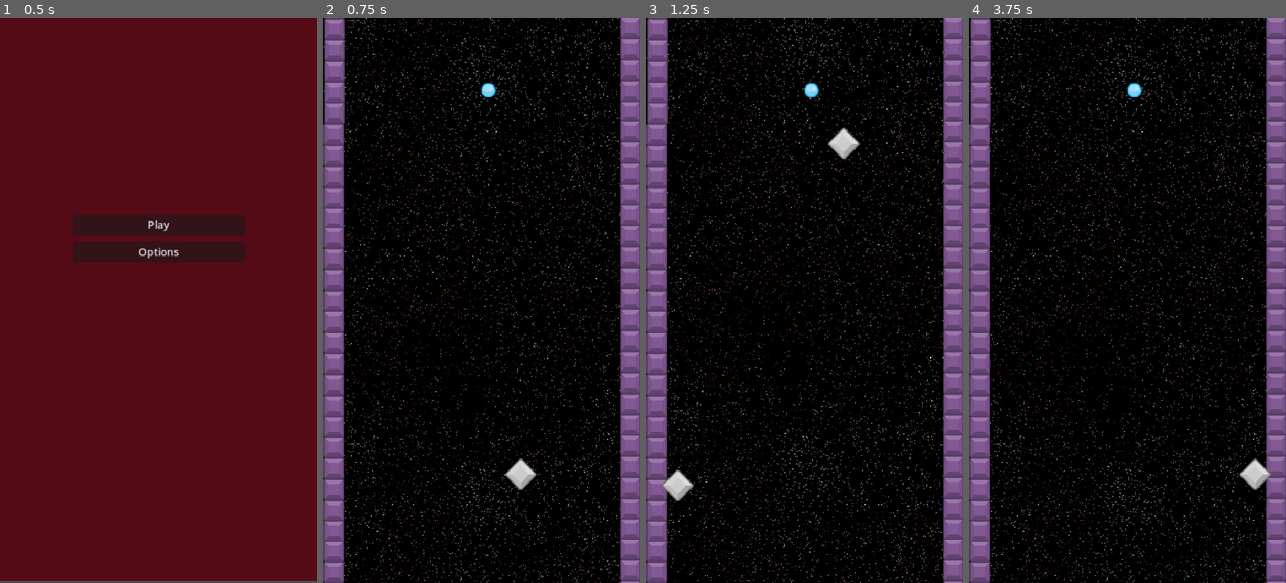
Above: before the commit, frames 1-4 (left to right).
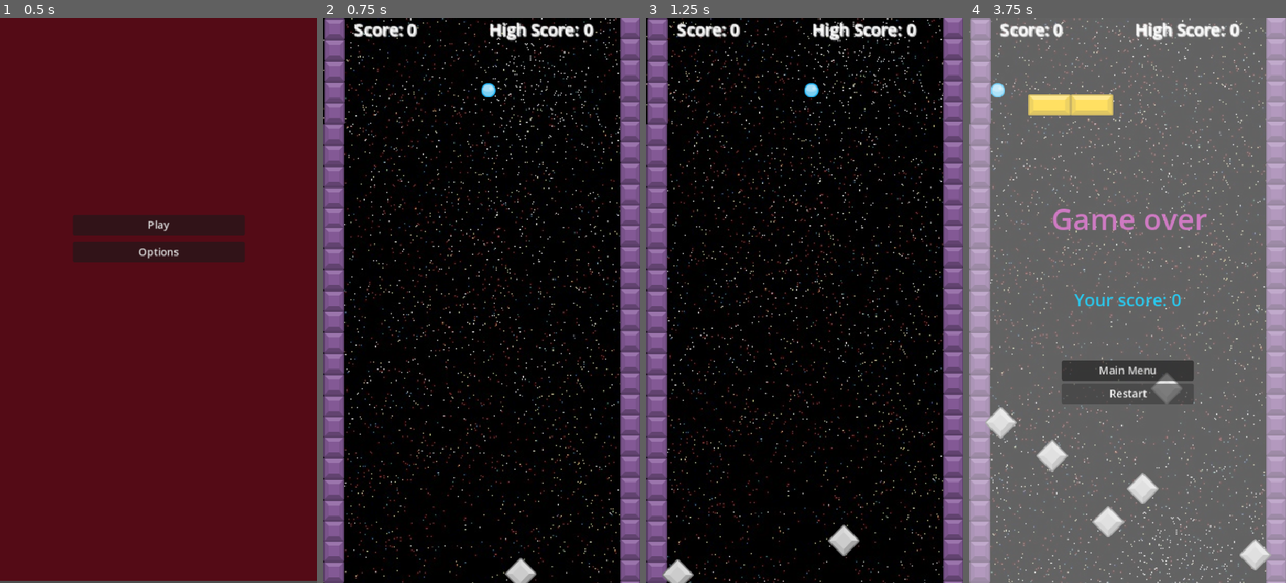
Above: after the commit, the same moments.

Repository: cauchomono/fallingball
Game: Godot game, scene res://main_menu.tscn
Same seed, same stepped clock (60 frames per second), same inputs: the game is played once before the commit and once after it.
Inputs (mouse positions are in pixels of both pictures, inside the frame that each line leads up to):
- Up to frame 1 (0.5 s): no input
- Up to frame 2 (0.75 s): click "Play" at 0.5 s
- Up to frame 3 (1.25 s): no input
- Up to frame 4 (3.75 s): tap Enter (ui_accept) at 1.25, 1.52, 2.27 s; click (1127, 390) at 3.5 s, where only the run before the commit has a clickable "Restart"

Frame 1 is identical in both runs. In frame 2, 9.5% of the frame differs, in the area x 0-94%, y 0-100%; in frame 3, 9.9%; in frame 4, 99%, in the area x 0-100%, y 0-100%.

Commit message:
add coin funcionality

Diff:
--- a/InfiniteGame.tscn
+++ b/InfiniteGame.tscn
@@ -28,6 +28,7 @@
 
 [node name="Background" type="ParallaxBackground" parent="."]
 layer = -8
+visible = false
 script = ExtResource("3_8bgac")
 
 [node name="ParallaxLayer" type="ParallaxLayer" parent="Background"]
@@ -41,7 +42,6 @@
 
 [node name="Background2" type="Sprite2D" parent="."]
 unique_name_in_owner = true
-visible = false
 z_index = -10
 texture_repeat = 2
 material = SubResource("ShaderMaterial_ngmkv")
--- a/coin.gd
+++ b/coin.gd
@@ -1,8 +1,9 @@
 extends Area2D
 
-@export var speed: float = -1000
+@export var speed: float = -100
 @export var limit_speed: float = -2500
 var points : int = 0
+signal player_touch
 
 func _ready() -> void:
 	print("I get instanciated")
@@ -14,3 +15,9 @@
 
 	if -position.y > get_viewport_rect().size.y:
 		queue_free()
+
+
+func _on_body_entered(body: Node2D) -> void:
+	if body.is_in_group("player"):
+		player_touch.emit()
+		print("I'm working!")
--- a/coin.tscn
+++ b/coin.tscn
@@ -16,3 +16,5 @@
 
 [node name="Sprite2D" type="Sprite2D" parent="."]
 texture = ExtResource("1_d5gmh")
+
+[connection signal="body_entered" from="." to="." method="_on_body_entered"]
--- a/infinite_game.gd
+++ b/infinite_game.gd
@@ -4,6 +4,7 @@
 var score = 0
 var gameplaySound = preload("res://sounds/music/Ludum Dare 28 01.ogg")
 var scoreManager = preload("res://save_file.gd").new()
+var coin = preload("res://coin.gd").new()
 var high_score : int
 
 
@@ -15,15 +16,24 @@
 	$PointsZone.enemy_passed.connect(_on_enemy_passed)
 	$Spawner.obstacle_hit.connect(_on_player_touch)
 	$BallPlayer.died.connect(game_over)
+	$Spawner.coin_collect.connect(on_player_touch_coin)
 
 func _on_enemy_passed() -> void:
-	score += 1
-	Globals.points = score
-	$Background2/Score.text = "Score: " + str(score)
+	increase_score(1)
 
 func _on_player_touch() -> void:
 		game_over()
 
+
+func on_player_touch_coin() -> void:
+	print("Im working points")
+	increase_score(1)
+
+
+func increase_score( points:int):
+	score += points
+	Globals.points = score
+	$Background2/Score.text = "Score: " + str(score)
 
 func game_over():
 	if score > high_score:
--- a/obstacle_1.gd
+++ b/obstacle_1.gd
@@ -1,6 +1,6 @@
 extends Area2D
 
-@export var speed: float = -1000
+@export var speed: float = -500
 @export var limit_speed: float = -2500
 var points : int = 0
 signal player_touch
--- a/spawner.gd
+++ b/spawner.gd
@@ -10,6 +10,7 @@
 var obstacle_size : Vector2
 var obstacle_index : int
 signal obstacle_hit
+signal coin_collect
 
 func _ready():
 	#spawn_random_obstacle()
@@ -52,6 +53,9 @@
 func on_obstacle_hit():
 		obstacle_hit.emit()
 
+func on_coin_collect():
+		coin_collect.emit()
+
 func spawn_coin():
 	var coin = coin_scene.instantiate()
 	add_child(coin)
@@ -59,6 +63,7 @@
 	var spawn_x = randf_range(x_spawn_range.x , x_spawn_range.y)
 	coin.global_position = Vector2(spawn_x, position.y)
 	print("This is the coin position: ", coin.global_position)
+	coin.connect("player_touch",Callable(self,"on_coin_collect"))
 
 func _on_coin_timer_timeout() -> void:
 	print("Is working the time out?")
